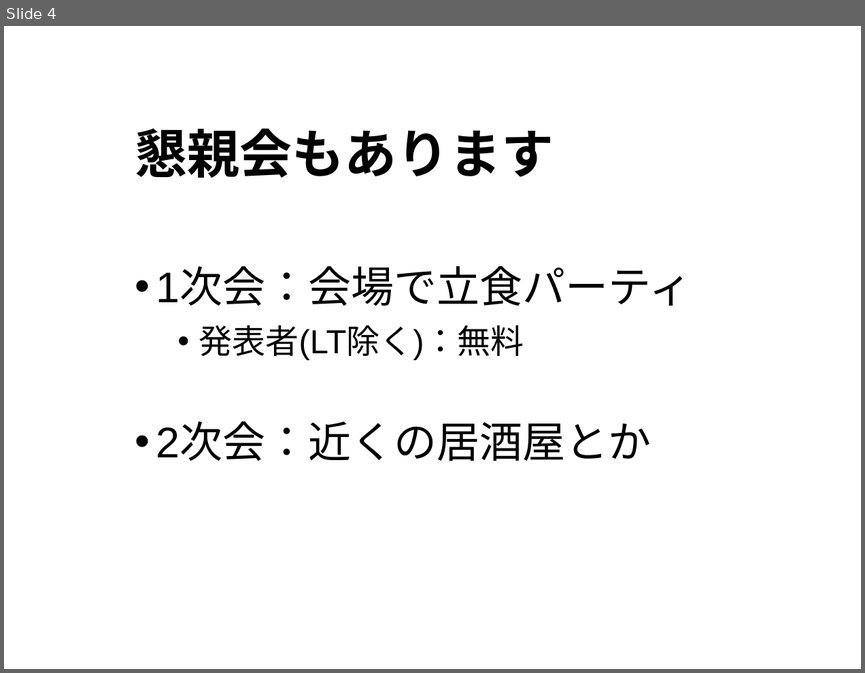
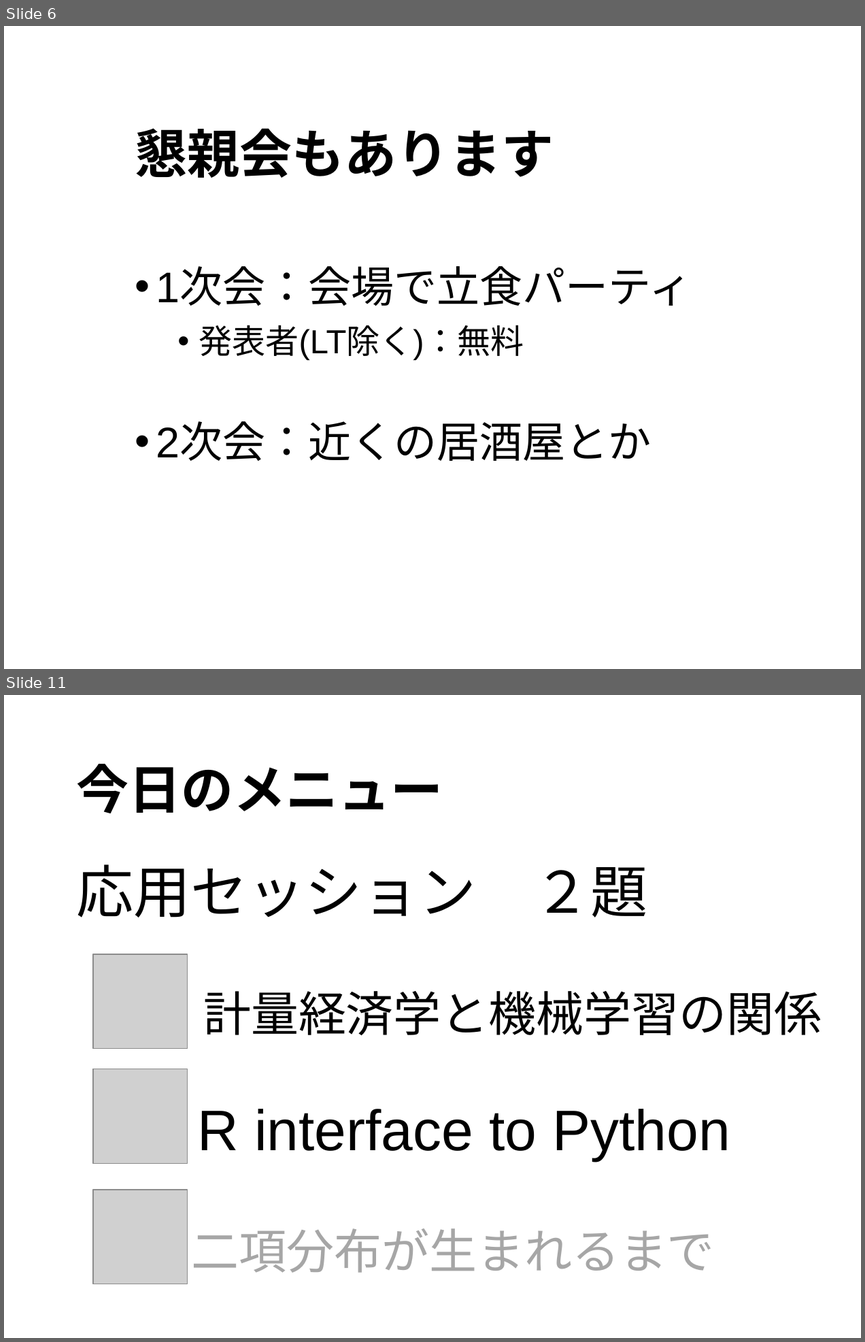
Before and after one commit to Kilometer0101/TokyoR80, a slide deck: TokyoR80_opening.pptx. Shown one above the other, each under a label of ours: slide 4 before the commit, slides 6 and 11 after it; the slides between them are not shown. The pictures are 865x673 and 865x1342 pixels, drawn with LibreOffice and Linux fonts; fonts in the diff are those of the drawing; grey boxes stand for pictures. Boxes give left, top, right and bottom in pixels: in the first picture for what was removed or moved away, otherwise in the second. Text is boxed around its words. In the diff, an @@ line names an element or a change of style, - is before the commit and + after.

```diff
--- a/TokyoR80_opening.pptx
+++ b/TokyoR80_opening.pptx
@@ slide 11 added at bbox=[4, 695, 861, 1338], background #FFFFFF @@
@@ text added at bbox=[76, 764, 443, 813], 44 pt, text #000000, bold @@
+今日のメニュー
@@ text added at bbox=[76, 864, 821, 1272], 48 pt, text #000000 @@
+応用セッション ２題
+計量経済学と機械学習の関係
+R interface to Python
+二項分布が生まれるまで
@@ picture added at bbox=[93, 954, 188, 1048] @@
@@ picture added at bbox=[93, 1068, 188, 1163] @@
@@ picture added at bbox=[93, 1189, 188, 1284] @@
@@ what was slide 4 is now slide 6 @@
```
Also in this commit, not shown: 1 slide changed, 6 other slides added, 1 slide removed, 1 other file.
